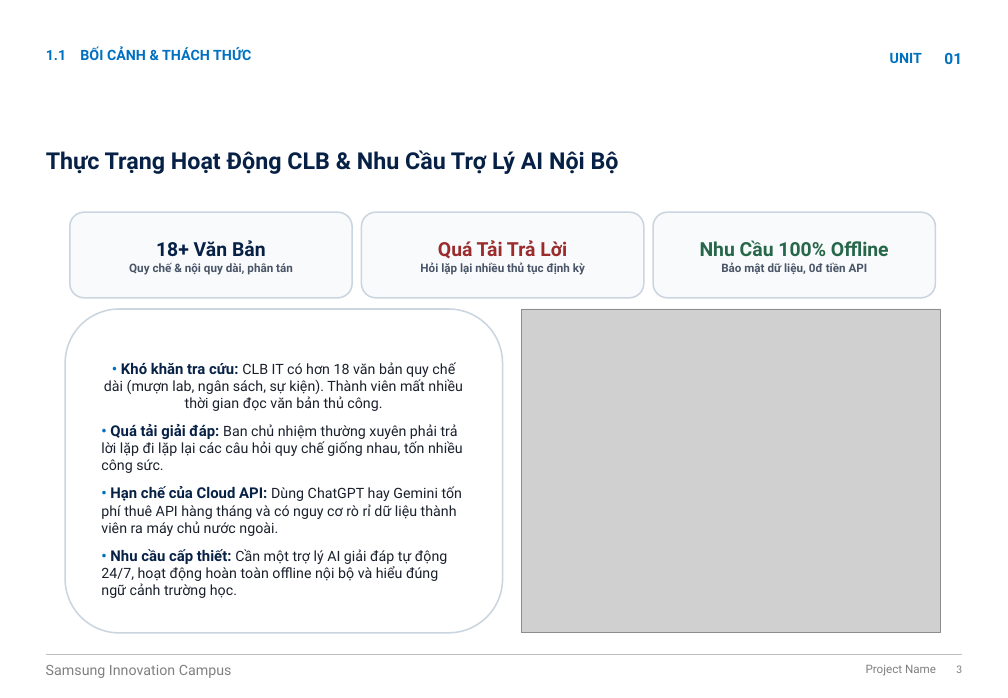
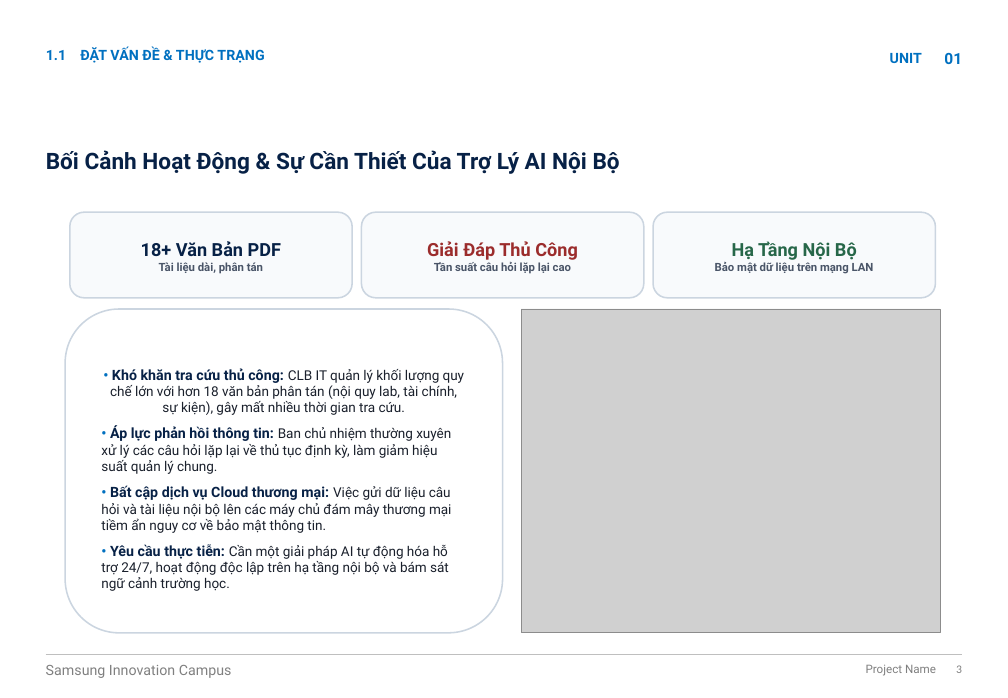
Before and after one commit to quocdoanhdang2-sketch/dusnx-platform, a slide deck: slide 3 of docs/SIC_AI_Capstone_Project_DUSNX_Presentation.pptx. Drawn at 1008x698 pixels with LibreOffice and Linux fonts; fonts in the diff are those of the drawing; grey boxes stand for pictures; background and template pictures are left out. Boxes give left, top, right and bottom in pixels: in the first picture for what was removed or moved away, otherwise in the second. Text is boxed around its words. In the diff, an @@ line names an element or a change of style, - is before the commit and + after.

```diff
--- a/docs/SIC_AI_Capstone_Project_DUSNX_Presentation.pptx
+++ b/docs/SIC_AI_Capstone_Project_DUSNX_Presentation.pptx
@@ text at [80,46,264,63]: text changed @@
-BỐI CẢNH & THÁCH THỨC
+ĐẶT VẤN ĐỀ & THỰC TRẠNG
@@ title at [46,150,620,174]: text changed; size 18 to 17.5 pt @@
-Thực Trạng Hoạt Động CLB & Nhu Cầu Trợ Lý AI Nội Bộ
+Bối Cảnh Hoạt Động & Sự Cần Thiết Của Trợ Lý AI Nội Bộ
@@ text in rounded rectangle at [141,241,281,274]: text changed; size 9 to 8.8 pt @@
-18+ Văn Bản
-Quy chế & nội quy dài, phân tán
+18+ Văn Bản PDF
+Tài liệu dài, phân tán
@@ text in rounded rectangle at [427,241,578,274]: text changed; size 9 to 8.8 pt @@
-Quá Tải Trả Lời
-Hỏi lặp lại nhiều thủ tục định kỳ
+Giải Đáp Thủ Công
+Tần suất câu hỏi lặp lại cao
@@ text in rounded rectangle at [715,241,874,274]: text changed; size 9 to 8.8 pt @@
-Nhu Cầu 100% Offline
-Bảo mật dữ liệu, 0đ tiền API
+Hạ Tầng Nội Bộ
+Bảo mật dữ liệu trên mạng LAN
@@ text in rounded rectangle at [101,368,464,591]: text changed; size 11 to 10.5 pt @@
-• Khó khăn tra cứu: CLB IT có hơn 18 văn bản quy chế dài (mượn lab, ngân sách, sự kiện). Thành viên mất nhiều thời gian đọc văn bản thủ công.
-• Quá tải giải đáp: Ban chủ nhiệm thường xuyên phải trả lời lặp đi lặp lại các câu hỏi quy chế giống nhau, tốn nhiều công sức.
-• Hạn chế của Cloud API: Dùng ChatGPT hay Gemini tốn phí thuê API hàng tháng và có nguy cơ rò rỉ dữ liệu thành viên ra máy chủ nước ngoài.
-• Nhu cầu cấp thiết: Cần một trợ lý AI giải đáp tự động 24/7, hoạt động hoàn toàn offline nội bộ và hiểu đúng ngữ cảnh trường học.
+• Khó khăn tra cứu thủ công: CLB IT quản lý khối lượng quy chế lớn với hơn 18 văn bản phân tán (nội quy lab, tài chính, sự kiện), gây mất nhiều thời gian tra cứu.
+• Áp lực phản hồi thông tin: Ban chủ nhiệm thường xuyên xử lý các câu hỏi lặp lại về thủ tục định kỳ, làm giảm hiệu suất quản lý chung.
+• Bất cập dịch vụ Cloud thương mại: Việc gửi dữ liệu câu hỏi và tài liệu nội bộ lên các máy chủ đám mây thương mại tiềm ẩn nguy cơ về bảo mật thông tin.
+• Yêu cầu thực tiễn: Cần một giải pháp AI tự động hóa hỗ trợ 24/7, hoạt động độc lập trên hạ tầng nội bộ và bám sát ngữ cảnh trường học.
```
Also in this commit, not shown: 10 other slides changed, 2 other files.
